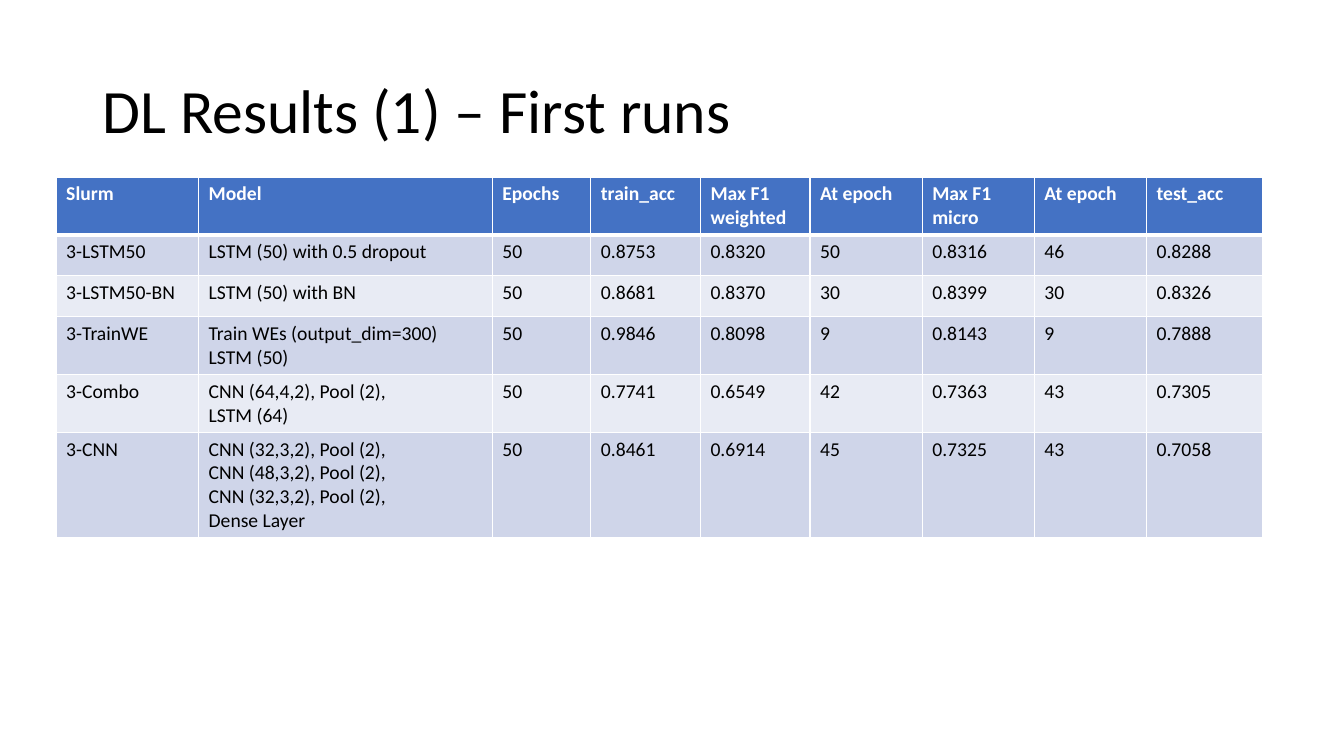
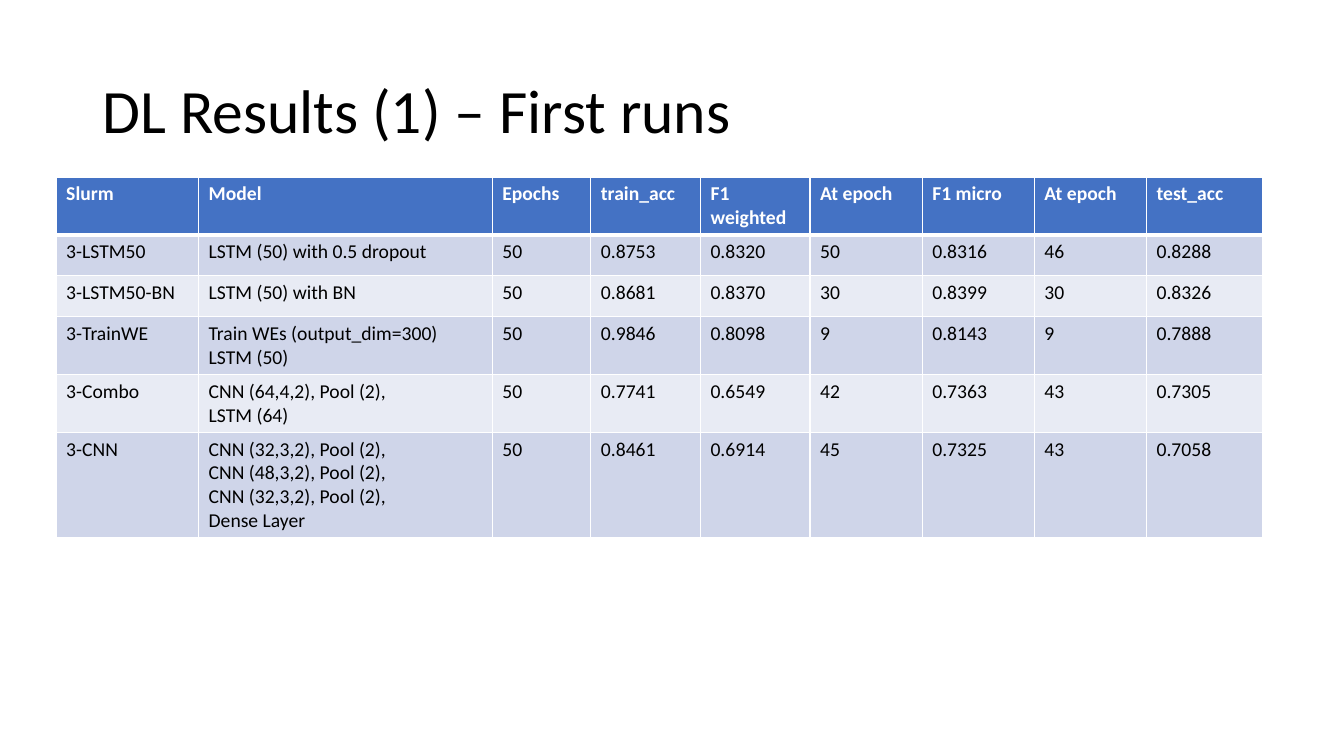
Before and after one commit to jleyland96/Cyberbullying-Detection, a slide deck: slide 75 of Project Logbook/results_log.pptx (slide 106 before the commit). Drawn at 1344x756 pixels with LibreOffice and Linux fonts; fonts in the diff are those of the drawing. Boxes give left, top, right and bottom in pixels: in the first picture for what was removed or moved away, otherwise in the second. Text is boxed around its words. In the diff, an @@ line names an element or a change of style, - is before the commit and + after.

Commit message:
demo fully ready, project presentation and results log updated

```diff
--- a/Project Logbook/results_log.pptx
+++ b/Project Logbook/results_log.pptx
@@ table at [56,177,1262,534] @@
-row 1, column 5: Max F1 weighted
+row 1, column 5: F1 weighted
-row 1, column 7: Max F1 micro
+row 1, column 7: F1 micro
```
Also in this commit, not shown: 28 other slides changed, 1 slide added, 32 slides removed, 4 other files.
